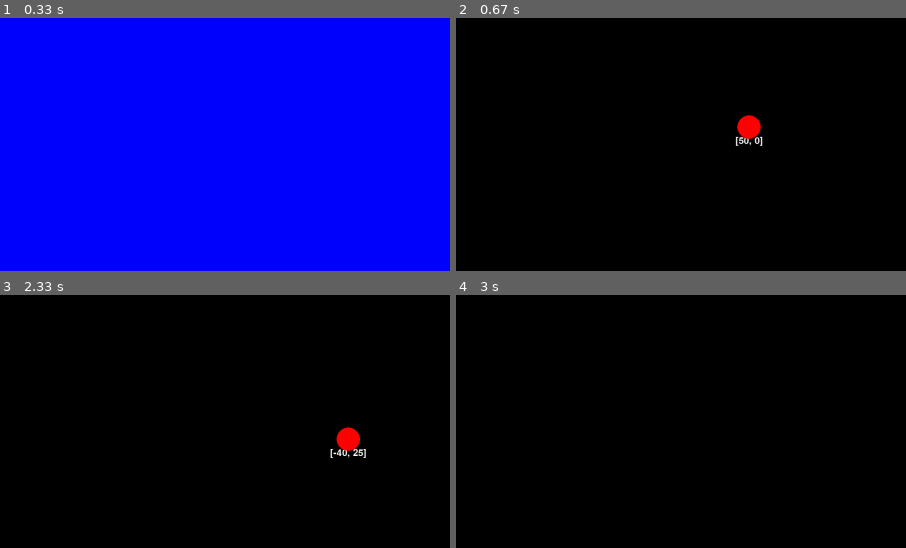
Above: before the commit, frames 1-4 (two rows, left to right).
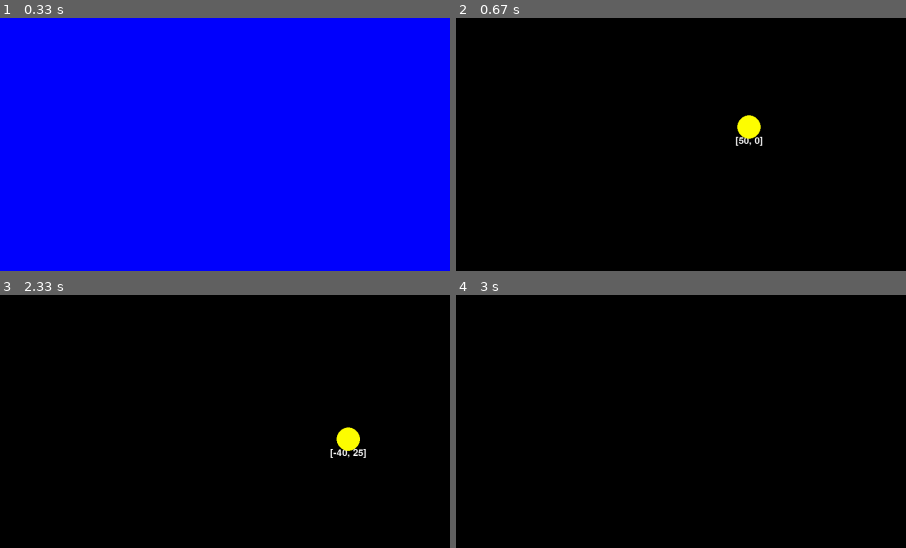
Above: after the commit, the same moments.

Repository: myatnyi/pygame-project
Game: pygame game, started from main.py
The game is run twice, just before and just after one commit, with the same random seed, the same clock (stepped at 60 frames per second) and the same inputs.
Inputs:
- Up to frame 1 (0.33 s): no input
- Up to frame 2 (0.67 s): hold Right from 0.33 s (still down)
- Up to frame 3 (2.33 s): release Right at 0.8 s; hold Right 0.83-1.13 s; hold Left 1.67-2.2 s; hold Down from 2.23 s (still down)
- Up to frame 4 (3 s): release Down at 2.53 s; hold Left 2.57-2.97 s
The pictures show only the part of the screen within x 50-100%, y 28-78%; the shares and areas given below are measured in that part.

Frame 1 is identical in both runs. In frame 2, 0.4% of the frame differs, in the area x 62-68%, y 38-48%; in frame 3, 0.4%; in frame 4, nothing differs.

Commit message:
Оптимизация расчета трения к скорости

Diff:
--- a/main.py
+++ b/main.py
@@ -67,11 +67,8 @@
             velocity += ACCELERATION * direction
             if velocity.length() >= MAX_SPEED:
                 velocity.scale_to_length(MAX_SPEED)
-        else:
-            velocity[0] *= FRICTION
-            velocity[0] = math.trunc(velocity[0])
-            velocity[1] *= FRICTION
-            velocity[1] = math.trunc(velocity[1])
+        elif velocity.length() != 0:
+            velocity.scale_to_length(math.trunc(velocity.length() * FRICTION))
 
         pos[0] += velocity[0]
         pos[1] += velocity[1]
@@ -84,7 +81,7 @@
             intro_rect.x = pos[0] - intro_rect.width // 2
             screen.blit(string_rendered, intro_rect)
 
-        pygame.draw.circle(screen, 'red', pos, 25)
+        pygame.draw.circle(screen, 'yellow', pos, 25)
         pygame.display.flip()
         clock.tick(FPS)
 
